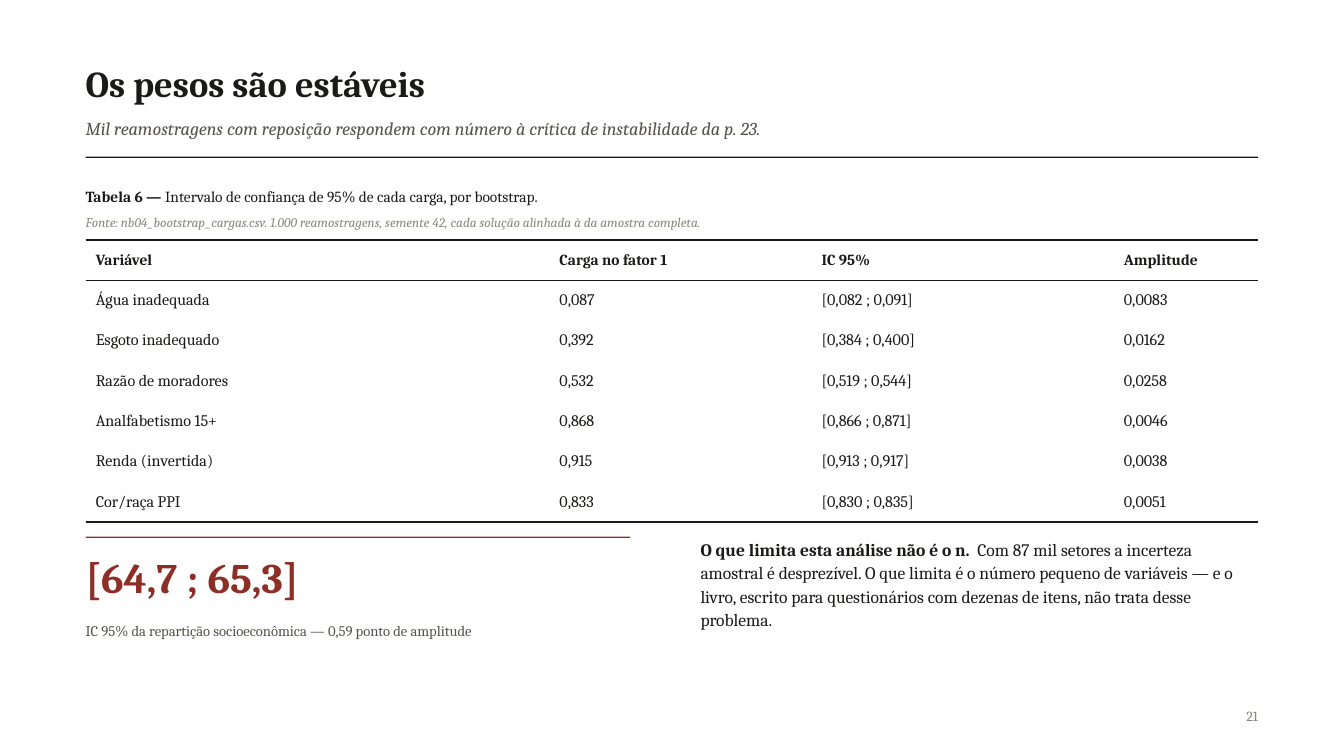
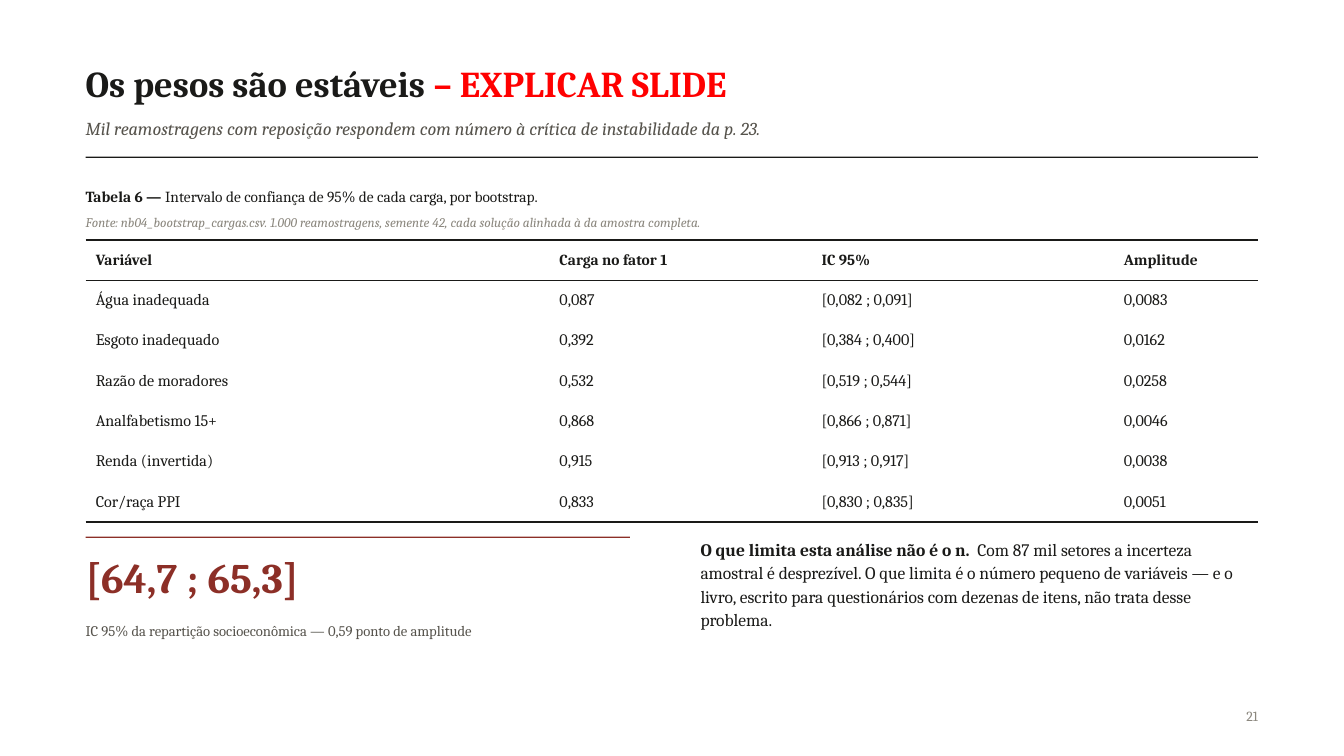
Before and after one commit to pedrinndias/Projeto_IVS_Censo, a slide deck: slide 21 of docs/Apresentacoes_IVS/Analise_Fatorial_NB04_2026-09.pptx. Drawn at 1344x756 pixels with LibreOffice and Linux fonts; fonts in the diff are those of the drawing. Boxes give left, top, right and bottom in pixels: in the first picture for what was removed or moved away, otherwise in the second. Text is boxed around its words. In the diff, an @@ line names an element or a change of style, - is before the commit and + after.

```diff
--- a/docs/Apresentacoes_IVS/Analise_Fatorial_NB04_2026-09.pptx
+++ b/docs/Apresentacoes_IVS/Analise_Fatorial_NB04_2026-09.pptx
@@ text at (86,71,726,105): text changed @@
-Os pesos são estáveis
+Os pesos são estáveis – EXPLICAR SLIDE
```
Also in this commit, not shown: 30 other slides changed, 51 slides added, 1 slide removed.
